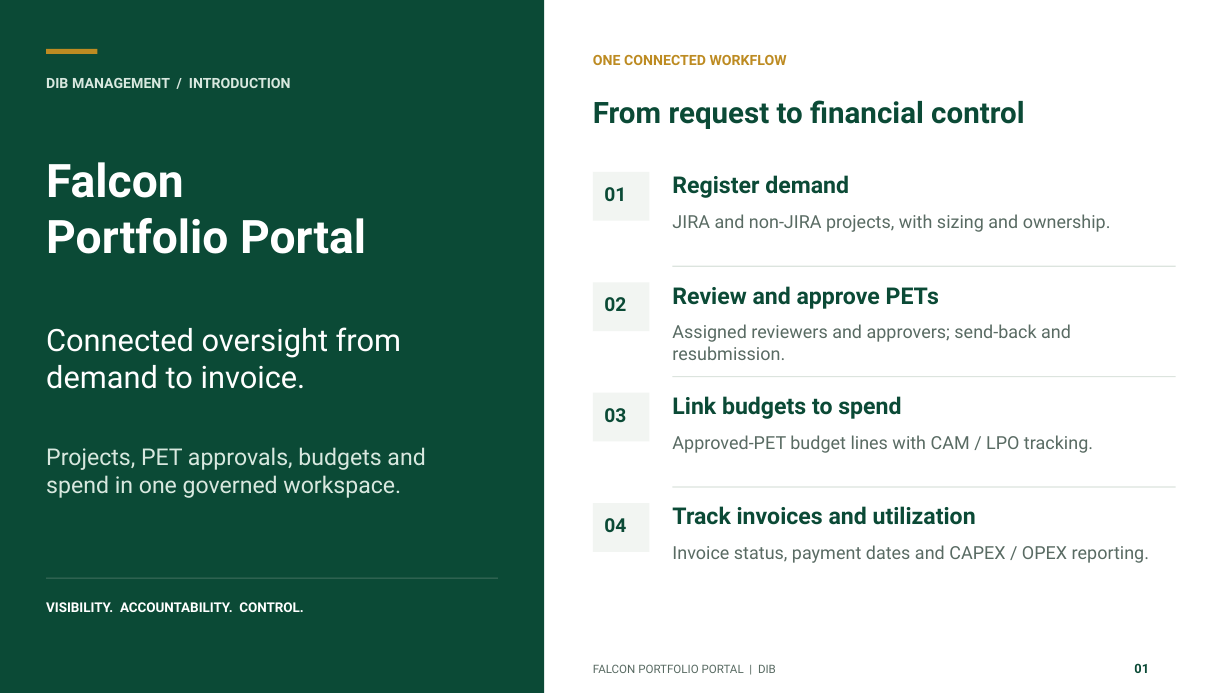
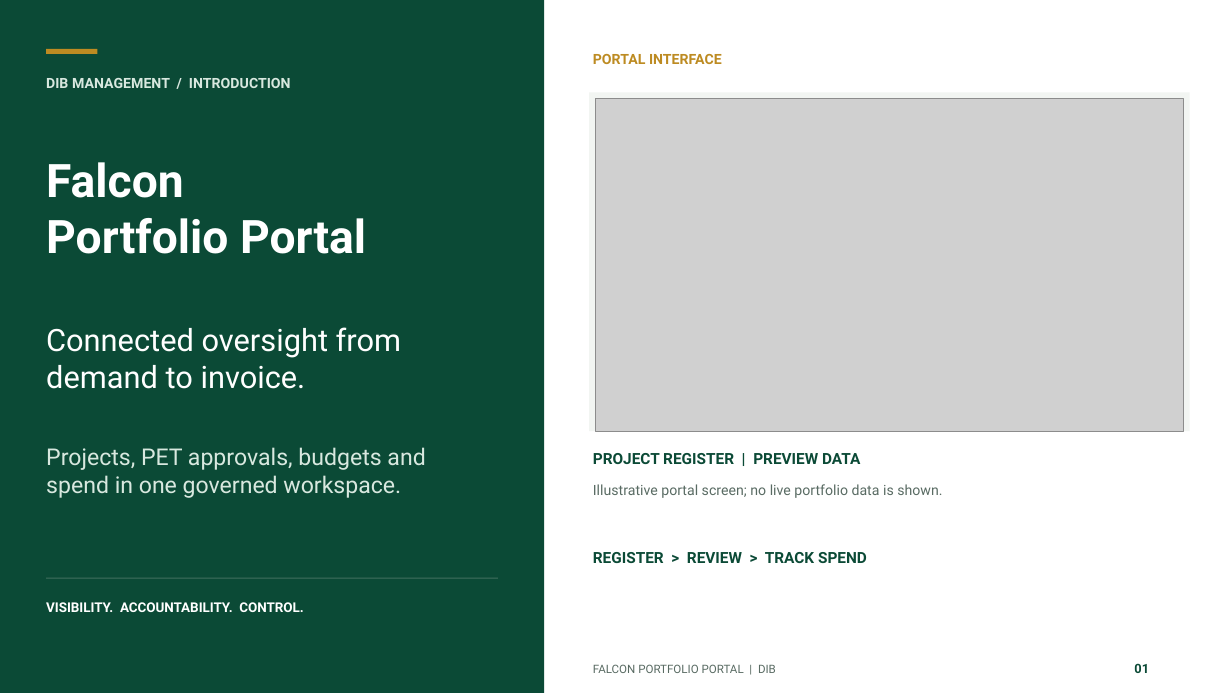
Before and after one commit to hariprasathpatchappalam007-cloud/Harry, a slide deck: slide 1 of Falcon_Portfolio_Portal_DIB_Management.pptx. Drawn at 1232x693 pixels with LibreOffice and Linux fonts; fonts in the diff are those of the drawing; grey boxes stand for pictures. Boxes give left, top, right and bottom in pixels: in the first picture for what was removed or moved away, otherwise in the second. Text is boxed around its words. In the diff, an @@ line names an element or a change of style, - is before the commit and + after.

```diff
--- a/Falcon_Portfolio_Portal_DIB_Management.pptx
+++ b/Falcon_Portfolio_Portal_DIB_Management.pptx
@@ text removed at (593, 55, 787, 65) @@
-ONE CONNECTED WORKFLOW
@@ text added at (593, 54, 722, 64), 11 pt, text #BD8B22, bold @@
+PORTAL INTERFACE
@@ rectangle: place and size @@
-rectangle at (673, 266, 1176, 267)
+rectangle at (590, 92, 1190, 432)
@@ rectangle at (590, 92, 1190, 432): fill #DCE4DE to #F2F5F2 @@
@@ text removed at (593, 100, 1024, 129) @@
-From request to financial control
@@ picture added at (595, 99, 1183, 432) @@
@@ rectangle removed at (593, 172, 650, 221) @@
@@ text removed at (672, 175, 849, 198) @@
-Register demand
@@ text removed at (604, 187, 626, 201) @@
-01
@@ text removed at (672, 214, 1111, 232) @@
-JIRA and non-JIRA projects, with sizing and ownership.
@@ rectangle removed at (593, 283, 650, 332) @@
@@ text removed at (604, 297, 626, 311) @@
-02
@@ text removed at (672, 286, 939, 309) @@
-Review and approve PETs
@@ text removed at (672, 324, 1071, 360) @@
-Assigned reviewers and approvers; send-back and resubmission.
@@ rectangle removed at (673, 376, 1176, 377) @@
@@ rectangle removed at (593, 393, 650, 442) @@
@@ text removed at (604, 408, 626, 422) @@
-03
@@ text removed at (672, 396, 901, 419) @@
-Link budgets to spend
@@ text removed at (672, 435, 1093, 453) @@
-Approved-PET budget lines with CAM / LPO tracking.
@@ text added at (593, 453, 860, 464), 12 pt, text #0B4A36, bold @@
+PROJECT REGISTER | PREVIEW DATA
@@ rectangle removed at (593, 503, 650, 552) @@
@@ text added at (593, 484, 942, 498), 11 pt, text #596B63 @@
+Illustrative portal screen; no live portfolio data is shown.
@@ text removed at (672, 506, 976, 525) @@
-Track invoices and utilization
@@ rectangle removed at (673, 486, 1176, 487) @@
@@ text removed at (604, 518, 626, 532) @@
-04
@@ text added at (593, 552, 867, 563), 12 pt, text #0B4A36, bold @@
+REGISTER > REVIEW > TRACK SPEND
@@ text removed at (672, 545, 1149, 563) @@
-Invoice status, payment dates and CAPEX / OPEX reporting.
```
